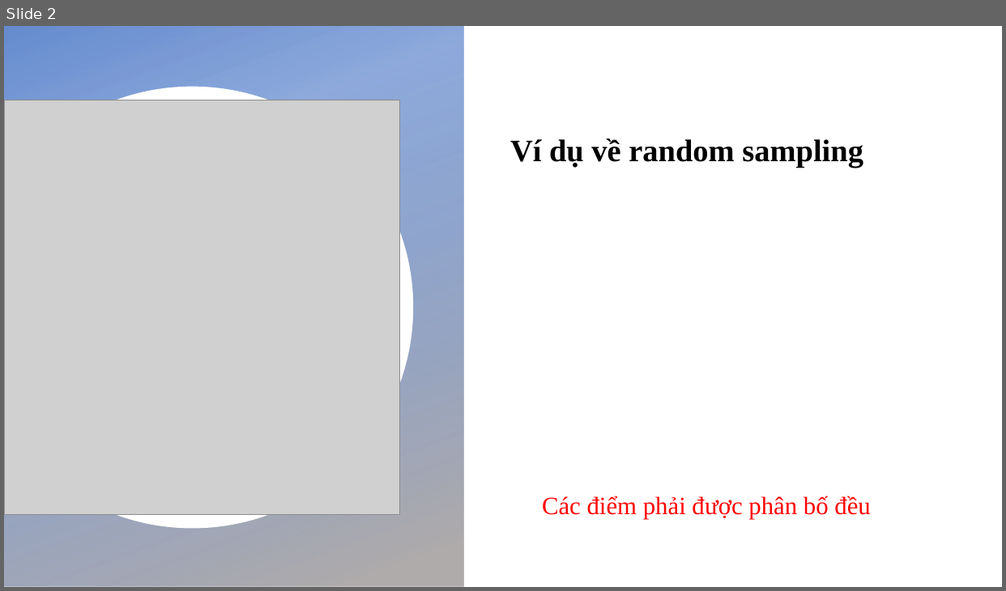
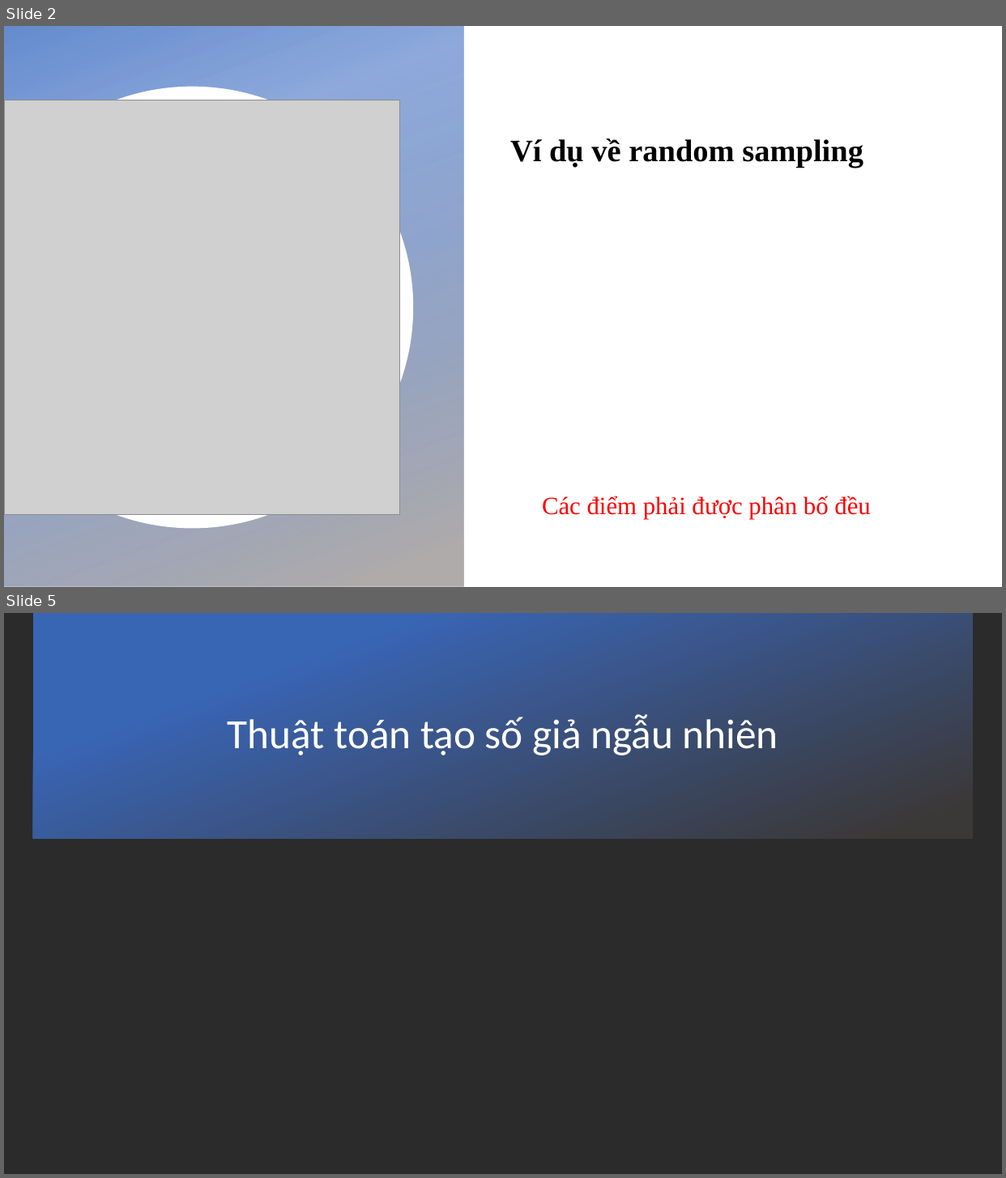
Before and after one commit to havy127/monte-carlo, a slide deck: Lythuyet/MonteCarlo.pptx. Shown one above the other, each under a label of ours: slide 2 before the commit, slides 2 and 5 after it; the slides between them are not shown. The pictures are 1006x591 and 1006x1178 pixels, drawn with LibreOffice and Linux fonts; fonts in the diff are those of the drawing; grey boxes stand for pictures; background and template pictures are left out; a plain dark background stands for a picture behind light text. Boxes give left, top, right and bottom in pixels: in the first picture for what was removed or moved away, otherwise in the second. Text is boxed around its words. In the diff, an @@ line names an element or a change of style, - is before the commit and + after.

```diff
--- a/Lythuyet/MonteCarlo.pptx
+++ b/Lythuyet/MonteCarlo.pptx
@@ slide 5 added at bbox=[4, 613, 1002, 1174], background picture (left out) @@
@@ rectangle added at bbox=[33, 613, 974, 838], fill gradient #3965B5 to #3B3838 @@
@@ title added at bbox=[228, 714, 778, 756], 40 pt, text #FFFFFF @@
+Thuật toán tạo số giả ngẫu nhiên
```
Also in this commit, not shown: 3 slides changed, 7 other files.
